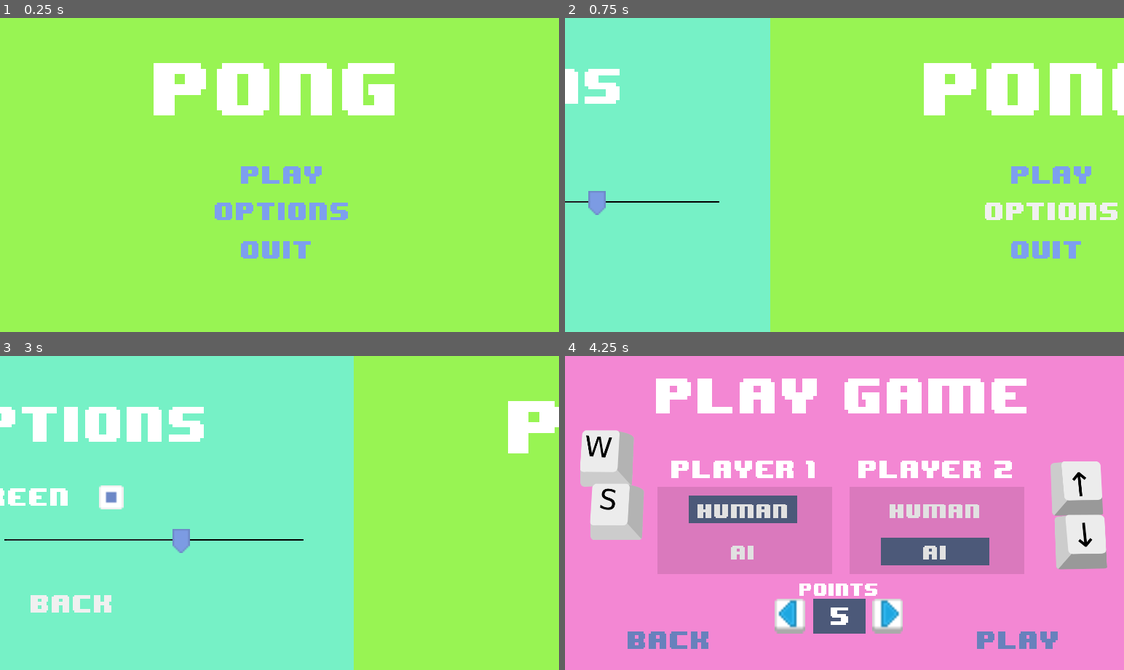
Above: before the commit, frames 1-4 (two rows, left to right).
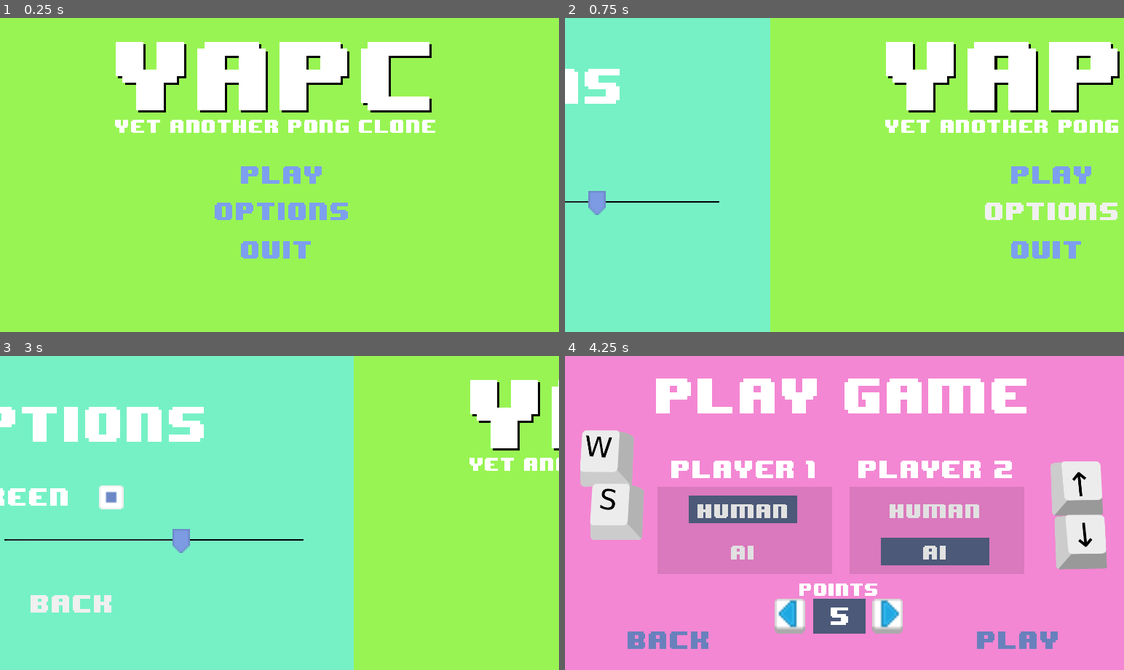
Above: after the commit, the same moments.

Repository: paolobb4/YAPC
Game: Godot game, scene res://scn/Menu.tscn
The game is run twice, just before and just after one commit, with the same random seed, the same clock (stepped at 60 frames per second) and the same inputs.
Inputs:
- Up to frame 1 (0.25 s): no input
- Up to frame 2 (0.75 s): click "options" at 0.5 s
- Up to frame 3 (3 s): tap Enter at 1.25, 2 s; hold W (p1_up) 1.28-2.03 s; hold Down (p2_down) 1.28-2.03 s; hold S (p1_down) 2.03-2.75 s; tap Up (p2_up) at 2.1 s; click "back" at 2.75 s
- Up to frame 4 (4.25 s): click "play" at 3.5 s

The runs differ from the first frame. In frame 1, 8.8% of the frame differs, in the area x 20-78%, y 7-37%; in frame 2, 6.8%; in frame 3, 2.5%; in frame 4, nothing differs.

Commit message:
Change title, change icon

Diff:
--- a/project.godot
+++ b/project.godot
@@ -10,9 +10,10 @@
 
 [application]
 
-config/name="pong"
+config/name="YAPC"
 run/main_scene="res://scn/Menu.tscn"
-config/icon="res://icon.png"
+run/disable_stdout=true
+config/icon="res://assets/ball.png"
 
 [display]
 
--- a/scn/Menu.tscn
+++ b/scn/Menu.tscn
@@ -543,9 +543,10 @@
 anchor_top = 0.0
 anchor_right = 0.0
 anchor_bottom = 0.0
-margin_top = 20.0
-margin_right = 320.0
-margin_bottom = 56.0
+margin_top = 6.0
+margin_right = 246.0
+margin_bottom = 42.0
+rect_scale = Vector2( 1.3, 1.3 )
 rect_pivot_offset = Vector2( 0, 0 )
 rect_clip_content = false
 mouse_filter = 2
@@ -553,14 +554,40 @@
 size_flags_horizontal = 1
 size_flags_vertical = 4
 custom_fonts/font = SubResource( 9 )
-text = "pong"
+custom_colors/font_color_shadow = Color( 0, 0, 0, 1 )
+text = "yapc"
 align = 1
 percent_visible = 1.0
 lines_skipped = 0
 max_lines_visible = -1
-_sections_unfolded = [ "Rect", "custom_fonts" ]
-
-[node name="play menu Button" type="Button" parent="Main menu" index="1"]
+_sections_unfolded = [ "Rect", "custom_colors", "custom_fonts" ]
+
+[node name="Game Subtitle" type="Label" parent="Main menu" index="1"]
+
+anchor_left = 0.0
+anchor_top = 0.0
+anchor_right = 0.0
+anchor_bottom = 0.0
+margin_left = 66.0
+margin_top = 57.0
+margin_right = 312.0
+margin_bottom = 69.0
+rect_scale = Vector2( 0.75, 0.75 )
+rect_pivot_offset = Vector2( 0, 0 )
+rect_clip_content = false
+mouse_filter = 2
+mouse_default_cursor_shape = 0
+size_flags_horizontal = 1
+size_flags_vertical = 4
+custom_fonts/font = SubResource( 10 )
+text = "yet another pong clone"
+align = 1
+percent_visible = 1.0
+lines_skipped = 0
+max_lines_visible = -1
+_sections_unfolded = [ "Rect", "custom_colors", "custom_fonts" ]
+
+[node name="play menu Button" type="Button" parent="Main menu" index="2"]
 
 anchor_left = 0.0
 anchor_top = 0.0
@@ -587,7 +614,7 @@
 align = 1
 _sections_unfolded = [ "Rect", "custom_colors", "custom_fonts" ]
 
-[node name="options menu Button" type="Button" parent="Main menu" index="2"]
+[node name="options menu Button" type="Button" parent="Main menu" index="3"]
 
 anchor_left = 0.0
 anchor_top = 0.0
@@ -614,7 +641,7 @@
 align = 1
 _sections_unfolded = [ "Rect", "custom_colors", "custom_fonts" ]
 
-[node name="quit Button" type="Button" parent="Main menu" index="3"]
+[node name="quit Button" type="Button" parent="Main menu" index="4"]
 
 anchor_left = 0.0
 anchor_top = 0.0
@@ -686,7 +713,7 @@
 percent_visible = 1.0
 lines_skipped = 0
 max_lines_visible = -1
-_sections_unfolded = [ "Rect", "custom_fonts" ]
+_sections_unfolded = [ "Rect", "custom_colors", "custom_fonts" ]
 
 [node name="fullscreen" type="CheckBox" parent="Options menu" index="1"]
 
@@ -824,6 +851,7 @@
 [node name="Play Game" type="Panel" parent="." index="4"]
 
 pause_mode = 2
+editor/display_folded = true
 anchor_left = 0.0
 anchor_top = 0.0
 anchor_right = 0.0
@@ -1340,6 +1368,7 @@
 
 [node name="Pause Info Panel" type="Panel" parent="." index="6"]
 
+editor/display_folded = true
 anchor_left = 0.0
 anchor_top = 0.0
 anchor_right = 0.0
@@ -1395,6 +1424,7 @@
 [node name="Pause Panel" type="Panel" parent="." index="7"]
 
 pause_mode = 2
+editor/display_folded = true
 visible = false
 anchor_left = 0.0
 anchor_top = 0.0
@@ -1500,6 +1530,7 @@
 
 [node name="Win Panel" type="Panel" parent="." index="8"]
 
+editor/display_folded = true
 visible = false
 anchor_left = 0.0
 anchor_top = 0.0
